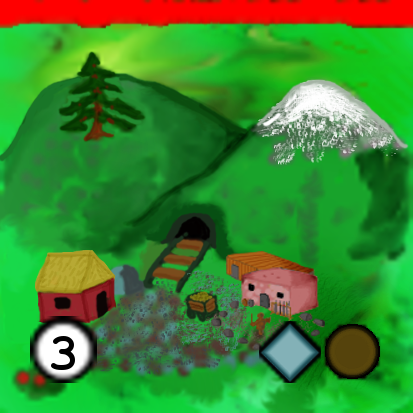
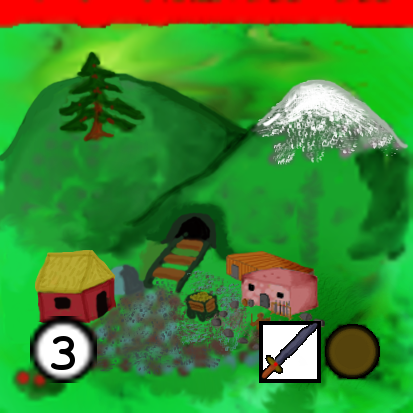
Before/after of a 413×413 layered artwork. What changed in the layer stack:
added layer "Icono T2 Soldado.png" above "Icono Oro.png" over left=259, top=321, right=321, bottom=383
hid "Icono Guardian 2.png #1" over left=259, top=321, right=321, bottom=383
